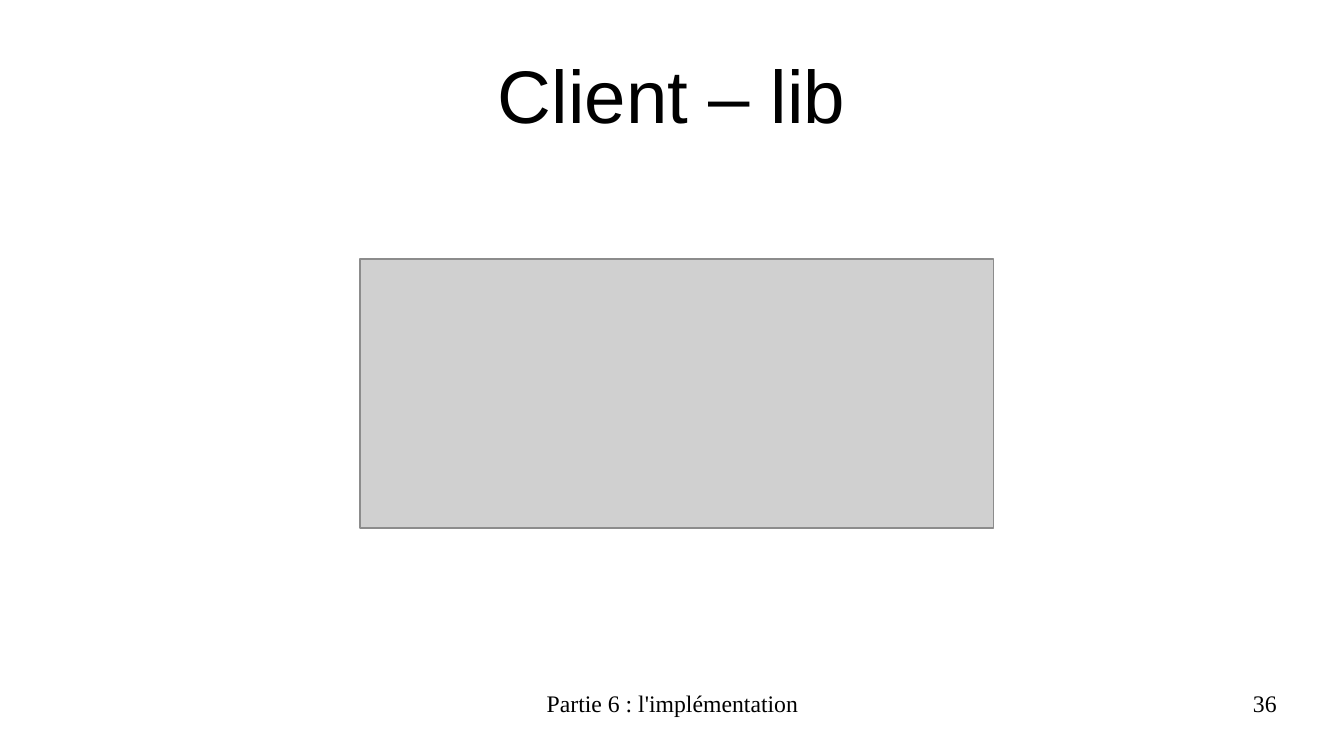
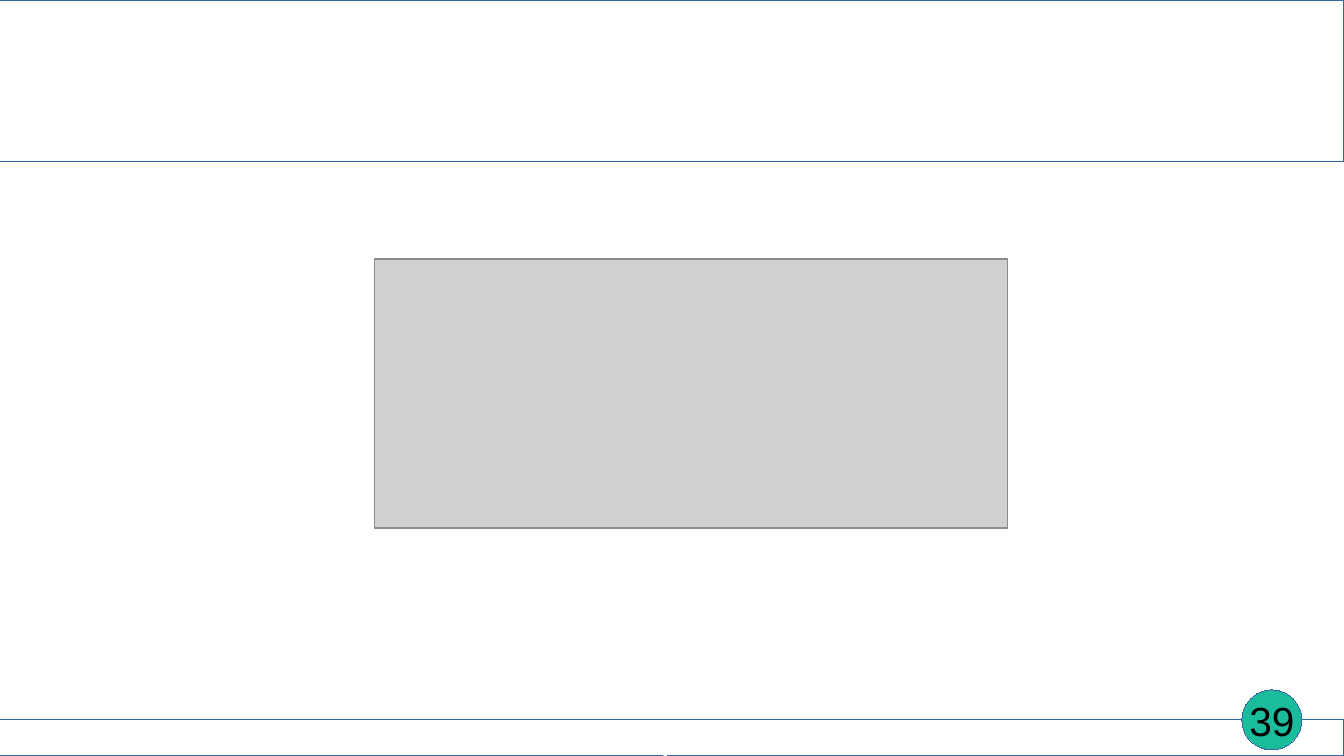
Before and after one commit to EmmaBroudic/Projet-Nooky, a slide deck: slide 39 of doc/Nooky4.odp (slide 36 before the commit). Drawn at 1344x756 pixels with LibreOffice and Linux fonts; fonts in the diff are those of the drawing; grey boxes stand for pictures. Boxes give left, top, right and bottom in pixels: in the first picture for what was removed or moved away, otherwise in the second. Text is boxed around its words. In the diff, an @@ line names an element or a change of style, - is before the commit and + after.

```diff
--- a/doc/Nooky4.odp
+++ b/doc/Nooky4.odp
@@ rectangle added at <box>0,0,1344,162</box>, outline #3465A4 0 pt @@
@@ title removed at <box>498,69,845,124</box> @@
-Client – lib
@@ picture: place and size @@
-picture at <box>360,260,994,529</box>
+picture at <box>374,260,1009,529</box>
@@ ellipse added at <box>1243,690,1303,750</box>, fill #1ABC9C, outline #3465A4 0 pt @@
@@ page number added at <box>1249,707,1294,743</box>, 24 pt, text #000000 @@
+39
@@ page number removed at <box>1253,696,1277,713</box> @@
-36
@@ rectangle added at <box>0,721,1344,756</box>, outline #3465A4 0 pt @@
@@ text at <box>487,755,856,756</box>: text changed; size 14 to 18 pt; font Times New Roman to Karla; text colour #000000 to #FFFFFF; bold on @@
-Partie 6 : l'implémentation
+Partie 6 : Implémentation
```
Also in this commit, not shown: 68 other slides changed, 9 slides added, 2 slides removed, 16 other files.
